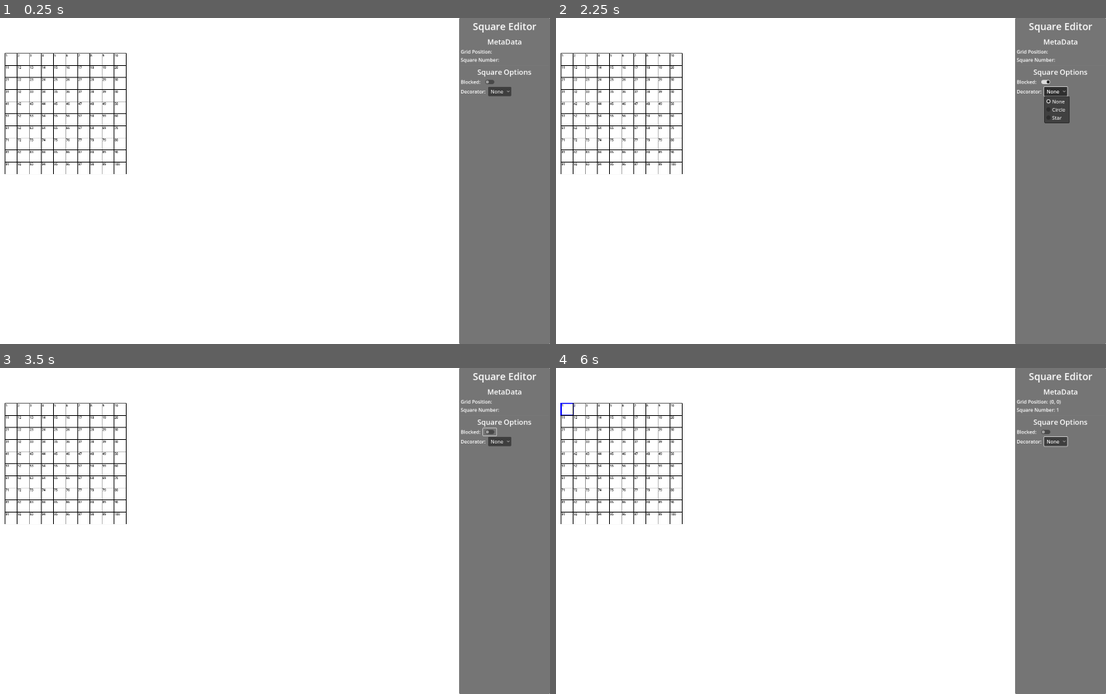
Above: before the commit, frames 1-4 (two rows, left to right).
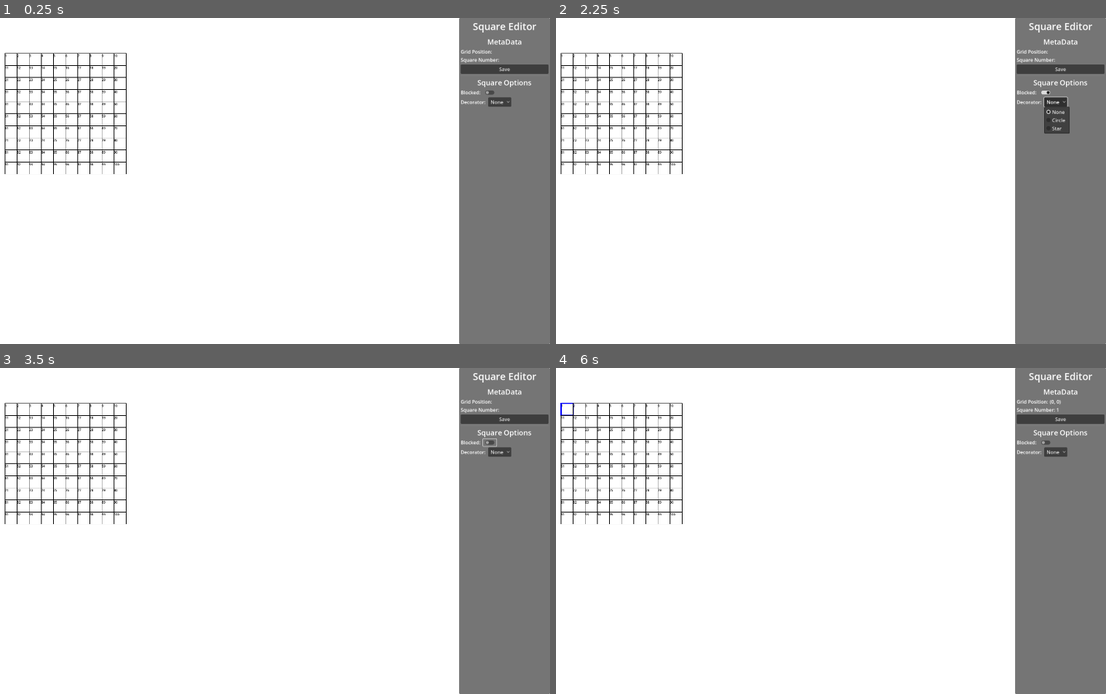
Above: after the commit, the same moments.

Repository: Evelyn-Hill/crosswordmaker
Game: Godot game, scene res://src/core/main/main.tscn
The game is run twice, just before and just after one commit, with the same random seed, the same clock (stepped at 60 frames per second) and the same inputs.
Inputs (mouse positions are in pixels of both pictures, inside the frame that each line leads up to; where the layout moved, square brackets give the same spot in the first picture):
- Up to frame 1 (0.25 s): no input
- Up to frame 2 (2.25 s): click (1045, 92) [1045, 83] at 0.5 s; click (1062, 70) at 1.25 s, where only the run after the commit has a clickable "Save"; click "None" at 2 s
- Up to frame 3 (3.5 s): click (489, 442) [489, 433] at 2.75 s
- Up to frame 4 (6 s): click "None" at 3.5 s; click (1045, 442) [1045, 433] at 4.25 s; click "None" at 5 s; tap Enter at 5.75 s; move the mouse to (567, 410) at 5.77 s; click (567, 410) at 5.92 s

The runs differ from the first frame. In frame 1, 1.4% of the frame differs, in the area x 0-100%, y 11-46%; in frame 2, 1.5%; in frame 3, 1.4%; in frame 4, 1.4%.

Commit message:
feat: added crossword JSON serialization for all current square properties

Diff:
--- a/project.godot
+++ b/project.godot
@@ -28,6 +28,29 @@
 
 project/assembly_name="CrosswordMaker"
 
+[input]
+
+down={
+"deadzone": 0.2,
+"events": [Object(InputEventKey,"resource_local_to_scene":false,"resource_name":"","device":-1,"window_id":0,"alt_pressed":false,"shift_pressed":false,"ctrl_pressed":false,"meta_pressed":false,"pressed":false,"keycode":0,"physical_keycode":4194322,"key_label":0,"unicode":0,"location":0,"echo":false,"script":null)
+]
+}
+up={
+"deadzone": 0.2,
+"events": [Object(InputEventKey,"resource_local_to_scene":false,"resource_name":"","device":-1,"window_id":0,"alt_pressed":false,"shift_pressed":false,"ctrl_pressed":false,"meta_pressed":false,"pressed":false,"keycode":0,"physical_keycode":4194320,"key_label":0,"unicode":0,"location":0,"echo":false,"script":null)
+]
+}
+left={
+"deadzone": 0.2,
+"events": [Object(InputEventKey,"resource_local_to_scene":false,"resource_name":"","device":-1,"window_id":0,"alt_pressed":false,"shift_pressed":false,"ctrl_pressed":false,"meta_pressed":false,"pressed":false,"keycode":0,"physical_keycode":4194319,"key_label":0,"unicode":0,"location":0,"echo":false,"script":null)
+]
+}
+right={
+"deadzone": 0.2,
+"events": [Object(InputEventKey,"resource_local_to_scene":false,"resource_name":"","device":-1,"window_id":0,"alt_pressed":false,"shift_pressed":false,"ctrl_pressed":false,"meta_pressed":false,"pressed":false,"keycode":0,"physical_keycode":4194321,"key_label":0,"unicode":0,"location":0,"echo":false,"script":null)
+]
+}
+
 [rendering]
 
 renderer/rendering_method="gl_compatibility"
--- a/src/core/SignalBus/SignalBus.gd
+++ b/src/core/SignalBus/SignalBus.gd
@@ -3,3 +3,7 @@
 signal square_clicked(square: CrosswordSquare)
 func emit_square_clicked(square: CrosswordSquare):
 	square_clicked.emit(square)
+
+signal save_requested
+func emit_save_requested():
+	save_requested.emit()
--- a/src/crossword/CrosswordEditorPanel/CrosswordEditorPanel.gd
+++ b/src/crossword/CrosswordEditorPanel/CrosswordEditorPanel.gd
@@ -7,6 +7,7 @@
 
 	%BlockedToggleButton.toggled.connect(_handle_blocked_toggled)
 	%DecoratorOption.item_selected.connect(_handle_decorator_set)
+	%SaveButton.pressed.connect(_handle_save_button_pressed)
 	pass # Replace with function body.
 
 func _handle_square_clicked(square: CrosswordSquare) -> void:
@@ -28,3 +29,7 @@
 	if index == 0: current_square.set_decorator(CrosswordSquare.Decorators.NONE)
 
 	if index == 1: current_square.set_decorator(CrosswordSquare.Decorators.CIRCLE)
+
+
+func _handle_save_button_pressed() -> void:
+	SignalBus.emit_save_requested()
--- a/src/crossword/CrosswordEditorPanel/CrosswordEditorPanel.tscn
+++ b/src/crossword/CrosswordEditorPanel/CrosswordEditorPanel.tscn
@@ -68,6 +68,11 @@
 unique_name_in_owner = true
 layout_mode = 2
 
+[node name="SaveButton" type="Button" parent="PanelContainer/MarginContainer/VBoxContainer"]
+unique_name_in_owner = true
+layout_mode = 2
+text = "Save"
+
 [node name="HSeparator2" type="HSeparator" parent="PanelContainer/MarginContainer/VBoxContainer"]
 layout_mode = 2
 
--- a/src/crossword/CrosswordGrid/CrosswordGrid.gd
+++ b/src/crossword/CrosswordGrid/CrosswordGrid.gd
@@ -9,6 +9,7 @@
 
 func _ready() -> void:
 	render_crossword()
+	SignalBus.save_requested.connect(generate_crossword_json)
 
 func render_crossword() -> void:
 	var square_number = 0
@@ -24,5 +25,33 @@
 			square.position.x = square.size.x * x
 			squares[square.grid_position] = square
 
+
+func generate_crossword_json() -> String:
+	var data = {}
+	data["grid_size"] = str(grid_size)
+
+	var square_data = {}
+	var blocked_data = []
+	var decorator_data = {}
+
+	for square in squares:
+		square_data[str(square)] = squares[square].letter_data
+
+		if squares[square].filled:
+			blocked_data.append(square)
+
+		if squares[square].decorator != CrosswordSquare.Decorators.NONE:
+			decorator_data[square] = str(squares[square].decorator)
+
+
+	data["square_data"] = square_data
+	data["blocked_data"] = blocked_data
+	data["decorator_data"] = decorator_data
+
+	print(JSON.stringify(data))
+
+	return JSON.stringify(data)
+
+
 func get_square_by_grid_position(grid_position: Vector2i) -> CrosswordSquare:
 	return squares[grid_position]
--- a/src/crossword/CrosswordSquare/CrosswordSquare.gd
+++ b/src/crossword/CrosswordSquare/CrosswordSquare.gd
@@ -1,5 +1,5 @@
 class_name CrosswordSquare
-extends Label
+extends LineEdit
 
 # Private
 var _square_width: int = 2
@@ -17,9 +17,12 @@
 var grid_position: Vector2i
 var is_clicked: bool = false
 var decorator: Decorators = Decorators.NONE
+var letter_data: String = ""
+
 
 func _ready() -> void:
 	%SquareNumber.text = str(square_number)
+	self.text_changed.connect(_handle_text_changed)
 	self.gui_input.connect(_on_gui_input)
 	SignalBus.square_clicked.connect(_on_square_clicked)
 
@@ -33,18 +36,18 @@
 		draw_rect(rect, _rect_color, filled, _square_width)
 
 	if decorator == Decorators.CIRCLE:
-		draw_circle(self.size * 0.5, 20.0, Color.BLACK, false)
-
-
+		draw_circle(self.size * 0.5, 20.0, _rect_color, false, 2.0)
 
 func _on_gui_input(event):
 	if event is InputEventMouseButton and event.button_index == MOUSE_BUTTON_LEFT and event.pressed:
 		SignalBus.emit_square_clicked(self)
 		set_clicked_state(true)
 
+
 func _on_square_clicked(square: CrosswordSquare) -> void:
 	if square.grid_position != self.grid_position:
 		set_clicked_state(false)
+
 
 func set_clicked_state(clicked_state: bool) -> void:
 	is_clicked = clicked_state
@@ -56,8 +59,12 @@
 		_square_width = 2
 	queue_redraw()
 
+
 func set_filled_state(filled_state: bool) -> void:
 	filled = filled_state
+
+	if filled:
+		text = ""
 
 	# Links the filled state of the symmetrical square.
 	var sym_square: CrosswordSquare = _crossword_grid.get_square_by_grid_position(Vector2i((_crossword_grid.grid_size.x - 1) - grid_position.x, (_crossword_grid.grid_size.y - 1) - grid_position.y))
@@ -69,3 +76,15 @@
 func set_decorator(d: Decorators) -> void:
 	decorator = d
 	queue_redraw()
+
+
+func _set_text(new_text: String) -> void:
+	text = new_text.to_upper()
+
+
+func _handle_text_changed(new_text: String) -> void:
+	letter_data = new_text.to_upper()
+	if new_text.length() >= 3:
+		add_theme_font_size_override("font_size", 13)
+	else:
+		add_theme_font_size_override("font_size", 15)
--- a/src/crossword/CrosswordSquare/CrosswordSquare.tscn
+++ b/src/crossword/CrosswordSquare/CrosswordSquare.tscn
@@ -2,25 +2,33 @@
 
 [ext_resource type="Script" uid="uid://di0655b4ea4s1" path="res://src/crossword/CrosswordSquare/CrosswordSquare.gd" id="1_gpdeb"]
 
-[node name="CrosswordSquare" type="Label"]
+[node name="CrosswordSquare" type="LineEdit"]
 custom_minimum_size = Vector2(40, 40)
 offset_right = 40.0
 offset_bottom = 40.0
-grow_horizontal = 2
-grow_vertical = 2
 pivot_offset = Vector2(20, 20)
-mouse_filter = 0
 mouse_default_cursor_shape = 2
-horizontal_alignment = 1
-vertical_alignment = 1
+theme_override_colors/font_color = Color(0, 0, 0, 1)
+theme_override_constants/minimum_character_width = 2
+theme_override_font_sizes/font_size = 14
+alignment = 1
+max_length = 4
+context_menu_enabled = false
+emoji_menu_enabled = false
+backspace_deletes_composite_character_enabled = true
+shortcut_keys_enabled = false
+middle_mouse_paste_enabled = false
+drag_and_drop_selection_enabled = false
+flat = true
 script = ExtResource("1_gpdeb")
 
 [node name="SquareNumber" type="Label" parent="."]
 unique_name_in_owner = true
+custom_minimum_size = Vector2(65, 65)
 layout_mode = 0
-offset_left = 2.0
-offset_right = 42.0
-offset_bottom = 40.0
+offset_top = 1.0
+offset_right = 65.0
+offset_bottom = 66.0
 pivot_offset = Vector2(20, 20)
 theme_override_colors/font_color = Color(0, 0, 0, 1)
 theme_override_font_sizes/font_size = 10
